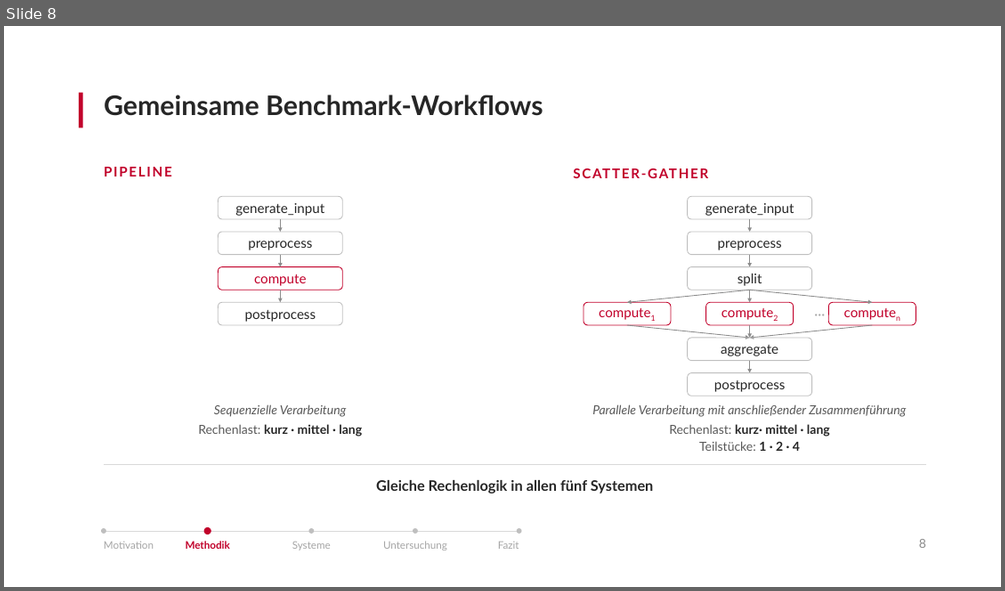
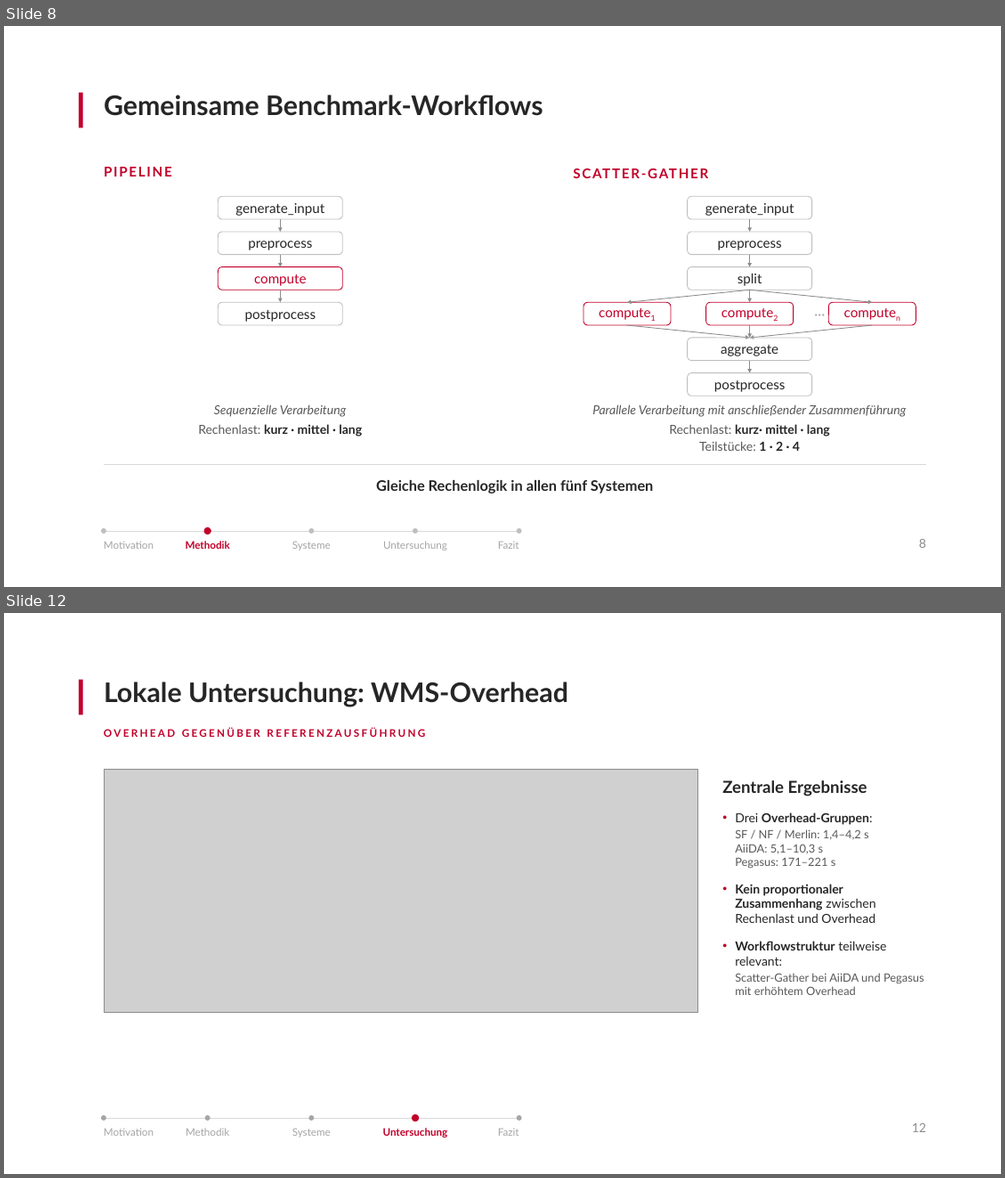
Before and after one commit to antahiri/bachelorarbeit-wms, a slide deck: Präsentation-Kolloqium.pptx. Shown one above the other, each under a label of ours: slide 8 before the commit, slides 8 and 12 after it; the slides between them are not shown. The pictures are 1005x591 and 1005x1178 pixels, drawn with LibreOffice and Linux fonts; fonts in the diff are those of the drawing; grey boxes stand for pictures. Boxes give left, top, right and bottom in pixels: in the first picture for what was removed or moved away, otherwise in the second. Text is boxed around its words. In the diff, an @@ line names an element or a change of style, - is before the commit and + after.

```diff
--- a/Präsentation-Kolloqium.pptx
+++ b/Präsentation-Kolloqium.pptx
@@ slide 12 added at (x1=4, y1=613, x2=1001, y2=1174), background #FFFFFF @@
@@ rectangle added at (x1=79, y1=680, x2=83, y2=714), fill #C1002A @@
@@ title added at (x1=104, y1=682, x2=568, y2=707), 26 pt, text #262626, bold @@
+Lokale Untersuchung: WMS-Overhead
@@ text added at (x1=104, y1=728, x2=425, y2=737), 10 pt, text #C1002A, bold @@
+OVERHEAD GEGENÜBER REFERENZAUSFÜHRUNG
@@ picture added at (x1=104, y1=769, x2=697, y2=1013) @@
@@ text added at (x1=722, y1=780, x2=867, y2=796), 16 pt, text #262626, bold @@
+Zentrale Ergebnisse
@@ text added at (x1=735, y1=812, x2=924, y2=995), 12 pt, text #262626 @@
+• Drei Overhead-Gruppen:
+SF / NF / Merlin: 1,4–4,2 s
+AiiDA: 5,1–10,3 s
+Pegasus: 171–221 s
+• Kein proportionaler Zusammenhang zwischen Rechenlast und Overhead
+• Workflowstruktur teilweise relevant:
+Scatter-Gather bei AiiDA und Pegasus mit erhöhtem Overhead
@@ ellipse added at (x1=101, y1=1116, x2=106, y2=1121), fill #A6A6A6 @@
@@ line added from (104, 1118) to (519, 1118), #D9D9D9 0.75 pt @@
@@ ellipse added at (x1=205, y1=1116, x2=210, y2=1121), fill #A6A6A6 @@
@@ ellipse added at (x1=309, y1=1116, x2=315, y2=1121), fill #A6A6A6 @@
@@ ellipse added at (x1=412, y1=1114, x2=419, y2=1121), fill #C1002A @@
@@ ellipse added at (x1=517, y1=1116, x2=521, y2=1121), fill #A6A6A6 @@
@@ text added at (x1=104, y1=1127, x2=154, y2=1135), 10 pt, text #A6A6A6 @@
+Motivation
@@ text added at (x1=186, y1=1127, x2=229, y2=1135), 10 pt, text #A6A6A6 @@
+Methodik
@@ text added at (x1=292, y1=1128, x2=331, y2=1137), 10 pt, text #A6A6A6 @@
+Systeme
@@ text added at (x1=383, y1=1127, x2=448, y2=1137), 10 pt, text #C1002A, bold @@
+Untersuchung
@@ text added at (x1=498, y1=1128, x2=519, y2=1135), 10 pt, text #A6A6A6 @@
+Fazit
@@ text added at (x1=912, y1=1123, x2=926, y2=1132), 12 pt, text #8C8C8C @@
+12
```
Also in this commit, not shown: 2 slides changed, 5 other slides added.
